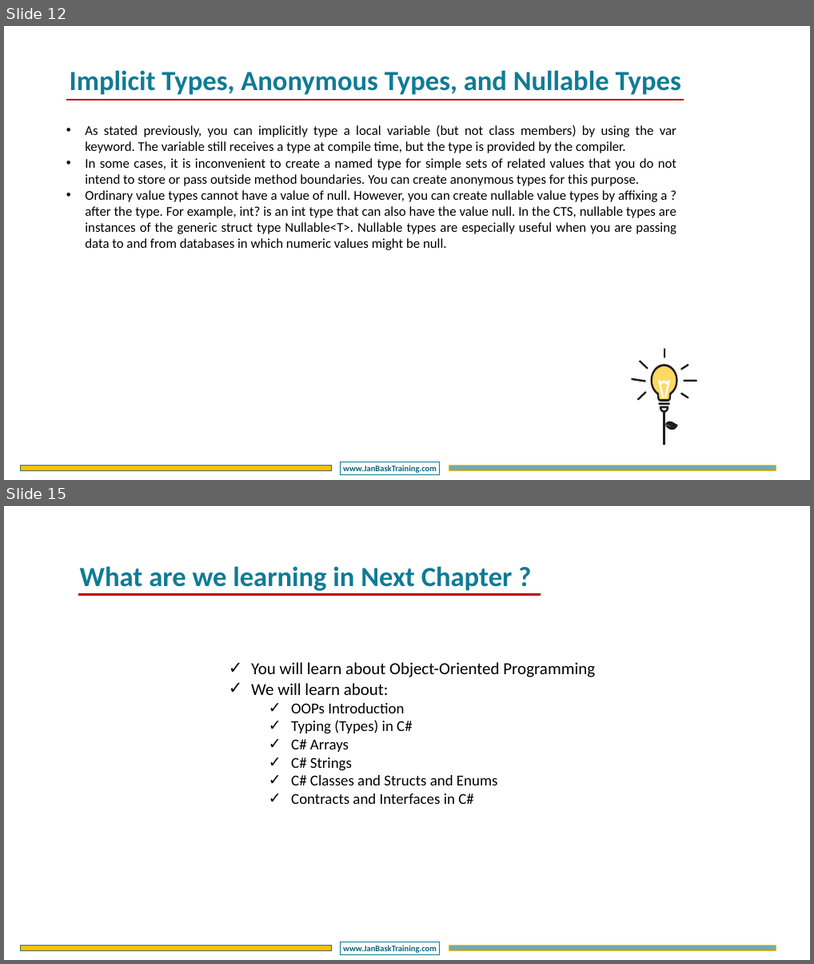
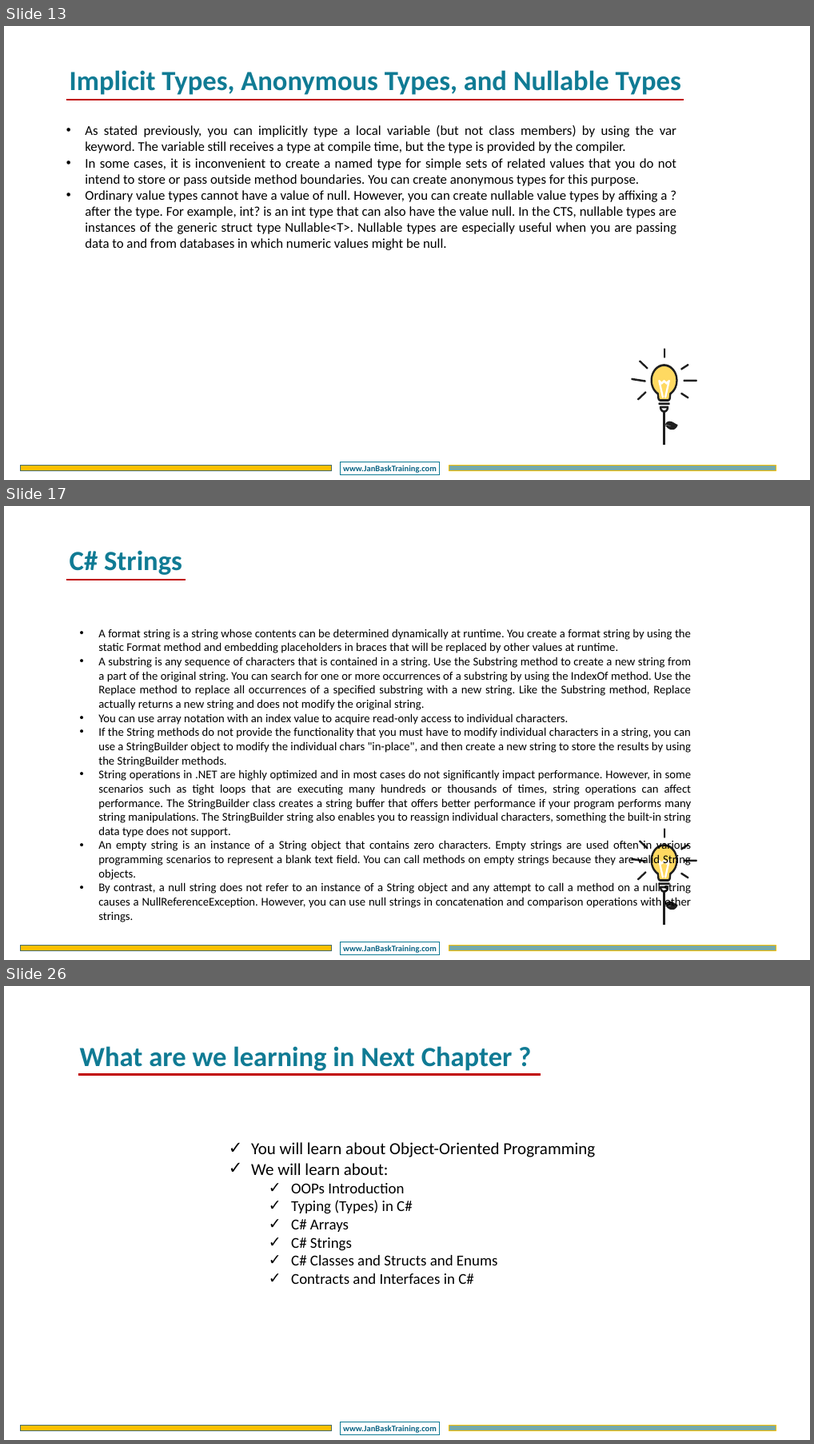
Before and after one commit to DotNetTraining/DotNetEssentials, a slide deck: slides/OOPC/OOPC - Chapter2.pptx. Shown one above the other, each under a label of ours: slides 12 and 15 before the commit, slides 13, 17 and 26 after it; the slides between them are not shown. The pictures are 814x964 and 814x1444 pixels, drawn with LibreOffice and Linux fonts; fonts in the diff are those of the drawing; background and template pictures are left out. Boxes give left, top, right and bottom in pixels: in the first picture for what was removed or moved away, otherwise in the second. Text is boxed around its words. In the diff, an @@ line names an element or a change of style, - is before the commit and + after.

```diff
--- a/slides/OOPC/OOPC - Chapter2.pptx
+++ b/slides/OOPC/OOPC - Chapter2.pptx
@@ slide 17 added at [4,506,810,960], background #FFFFFF; not listed: 3 template elements that a slide beside it also shows @@
@@ text added at [70,550,182,575], 66 pt, text #107B94, bold @@
+C# Strings
@@ line added from (66, 580) to (186, 580), #C00000 4.5 pt @@
@@ text added at [98,628,692,922], 28 pt, text #000000 @@
+• A format string is a string whose contents can be determined dynamically at runtime. You create a format string by using the static Format method and embedding placeholders in braces that will be replaced by other values at runtime.
+• A substring is any sequence of characters that is contained in a string. Use the Substring method to create a new string from a part of the original string. You can search for one or more occurrences of a substring by using the IndexOf method. Use the Replace method to replace all occurrences of a specified substring with a new string. Like the Substring method, Replace actually returns a new string and does not modify the original string.
+• You can use array notation with an index value to acquire read-only access to individual characters.
+• If the String methods do not provide the functionality that you must have to modify individual characters in a string, you can use a StringBuilder object to modify the individual chars "in-place", and then create a new string to store the results by using the StringBuilder methods.
+• String operations in .NET are highly optimized and in most cases do not significantly impact performance. However, in some scenarios such as tight loops that are executing many hundreds or thousands of times, string operations can affect performance. The StringBuilder class creates a string buffer that offers better performance if your program performs many string manipulations. The StringBuilder string also enables you to reassign individual characters, something the built-in string data type does not support.
+• An empty string is an instance of a String object that contains zero characters. Empty strings are used often in various programming scenarios to represent a blank text field. You can call methods on empty strings because they are valid String objects.
+• By contrast, a null string does not refer to an instance of a String object and any attempt to call a method on a null string causes a NullReferenceException. However, you can use null strings in concatenation and comparison operations with other strings.
@@ group added at [631,828,698,924]: 13 freeform shapes, 1 line @@
@@ what was slide 12 is now slide 13 @@
@@ what was slide 15 is now slide 26 @@
```
Also in this commit, not shown: 2 slides changed, 10 other slides added, 9 other files.
